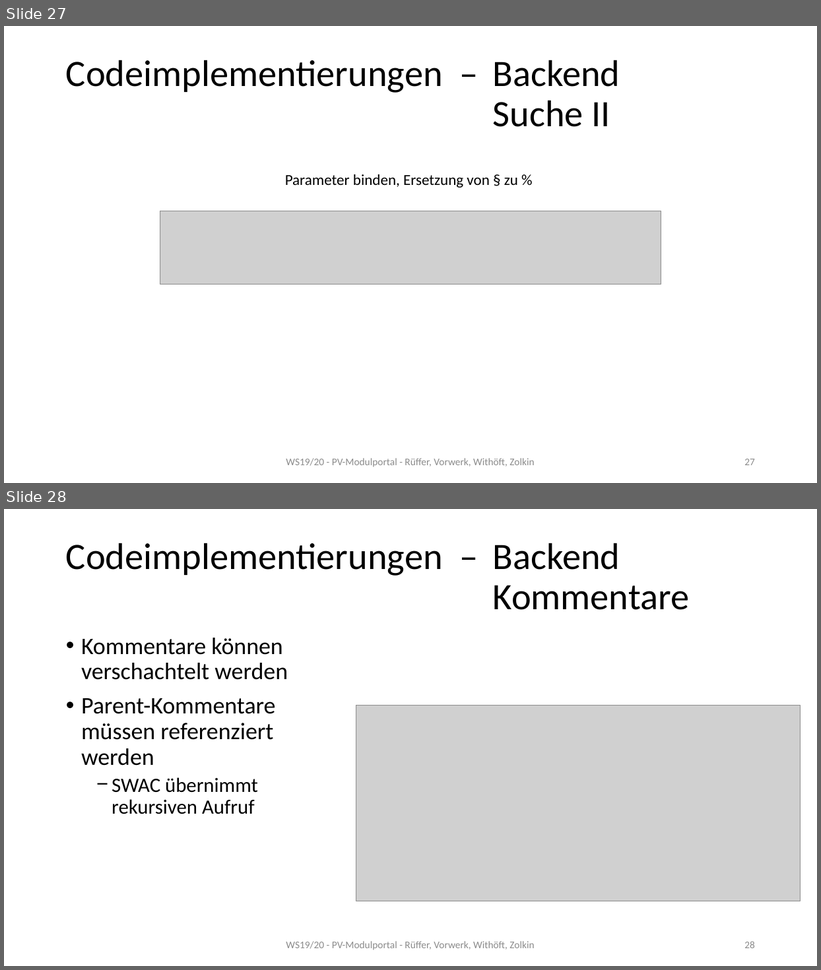
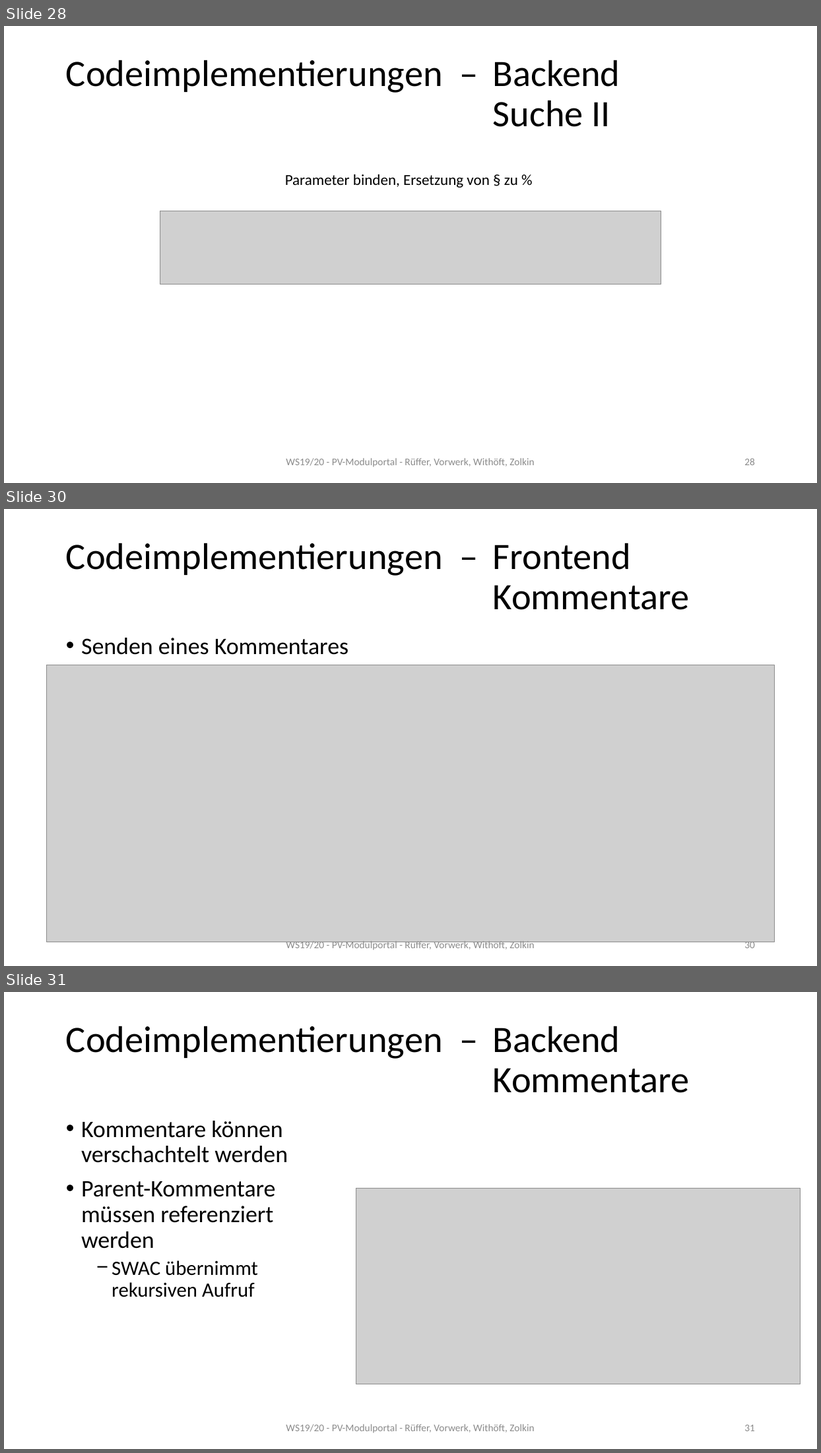
Before and after one commit to mwithoeft/Webengineering, a slide deck: docs/Seminarvortrag.pptx. Shown one above the other, each under a label of ours: slides 27 and 28 before the commit, slides 28, 30 and 31 after it; the slides between them are not shown. The pictures are 821x970 and 821x1453 pixels, drawn with LibreOffice and Linux fonts; fonts in the diff are those of the drawing; grey boxes stand for pictures. Boxes give left, top, right and bottom in pixels: in the first picture for what was removed or moved away, otherwise in the second. Text is boxed around its words. In the diff, an @@ line names an element or a change of style, - is before the commit and + after.

Commit message:
codeimplementierungen zu den kommentaren, kennlinien und zur übersicht

```diff
--- a/docs/Seminarvortrag.pptx
+++ b/docs/Seminarvortrag.pptx
@@ slide 30 added at [4, 509, 817, 966], background #FFFFFF @@
@@ title added at [66, 543, 690, 610], 44 pt, text #000000 @@
+Codeimplementierungen – Frontend
+Kommentare
@@ text added at [81, 638, 349, 655], 28 pt, text #000000 @@
+• Senden eines Kommentares
@@ picture added at [46, 665, 774, 942] @@
@@ text added at [286, 940, 534, 950], 12 pt, text #8C8C8C @@
+WS19/20 - PV-Modulportal - Rüffer, Vorwerk, Withöft, Zolkin
@@ page number added at [745, 942, 755, 949], 12 pt, text #8C8C8C @@
+30
@@ what was slide 27 is now slide 28 @@
@@ page number at [745, 458, 755, 466]: text changed @@
-27
+28
@@ what was slide 28 is now slide 31 @@
@@ page number at [745, 1425, 755, 1432]: text changed @@
-28
+31
```
Also in this commit, not shown: 5 other slides added.
